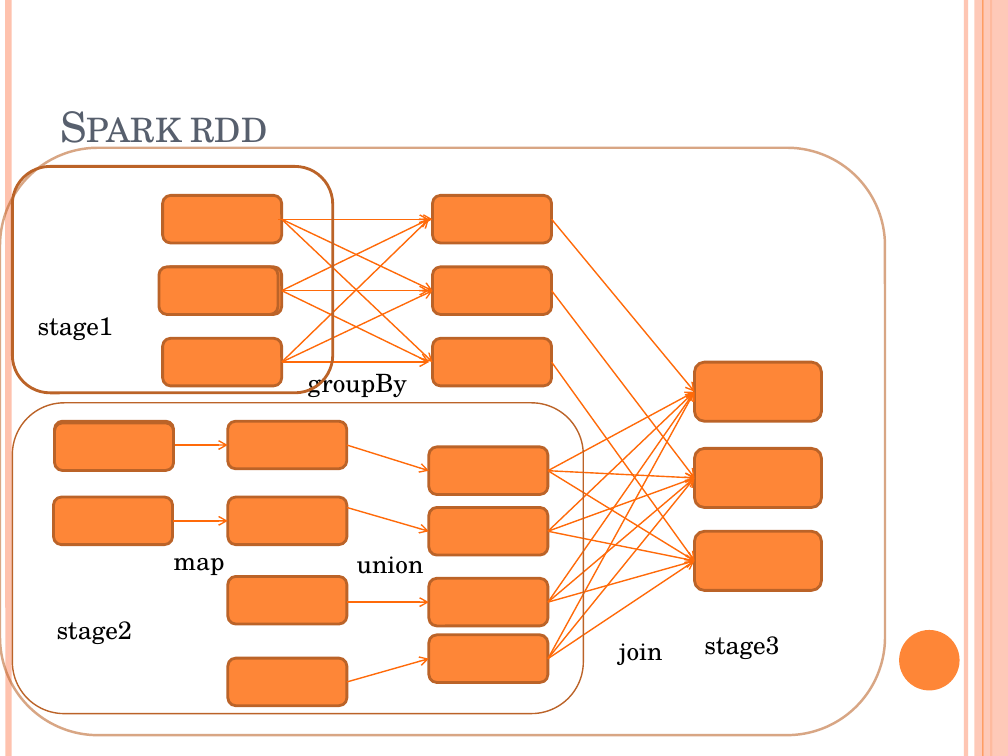
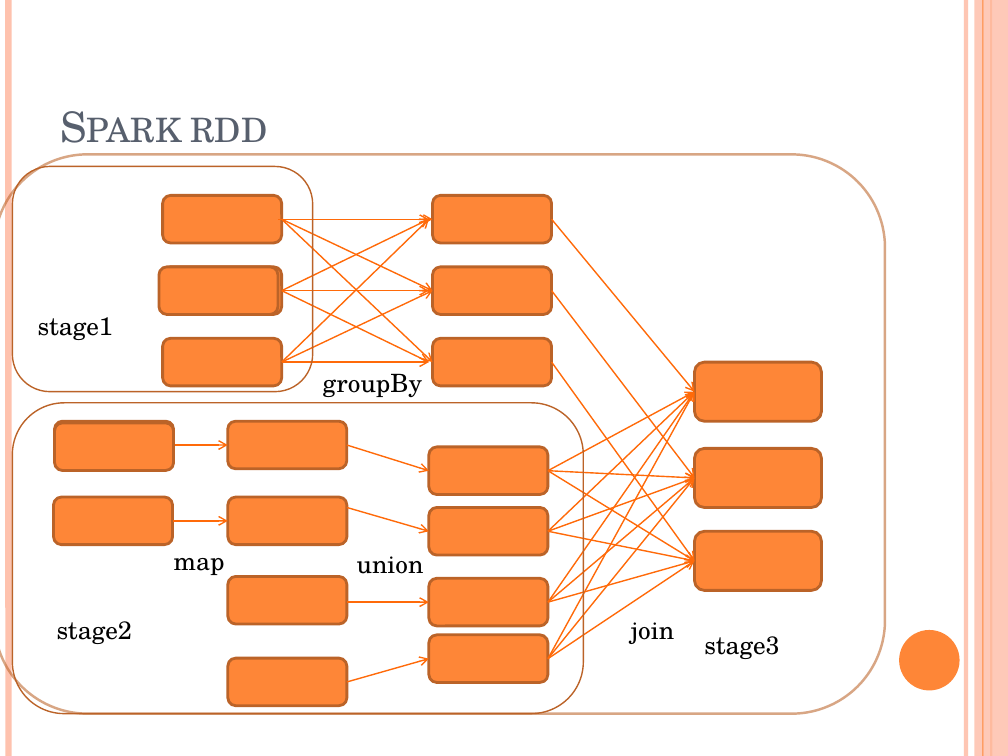
Before and after one commit to snowman1985/mypractice, a slide deck: slide 9 of Spark_学习分享.pptx. Drawn at 1008x756 pixels with LibreOffice and Linux fonts; fonts in the diff are those of the drawing. Boxes give left, top, right and bottom in pixels: in the first picture for what was removed or moved away, otherwise in the second. Text is boxed around its words. In the diff, an @@ line names an element or a change of style, - is before the commit and + after.

Commit message:
spark learning ppt

```diff
--- a/Spark_学习分享.pptx
+++ b/Spark_学习分享.pptx
@@ rounded rectangle: place and size @@
-rounded rectangle at bbox=[0, 148, 885, 736]
+rounded rectangle at bbox=[0, 154, 885, 714]
@@ rounded rectangle: place and size @@
-rounded rectangle at bbox=[12, 166, 333, 393]
+rounded rectangle at bbox=[12, 166, 312, 391]
@@ rounded rectangle at bbox=[12, 166, 312, 391]: outline #BC6329 2 pt to #BC6329 1 pt @@
@@ text "groupBy" rewrapped from bbox=[308, 367, 407, 398] to bbox=[323, 373, 422, 397] @@
@@ text "join": place and size @@
-text "join" at bbox=[619, 643, 662, 665]
+text "join" at bbox=[631, 622, 674, 644]
```
Also in this commit, not shown: 5 other slides changed, 7 slides added.
